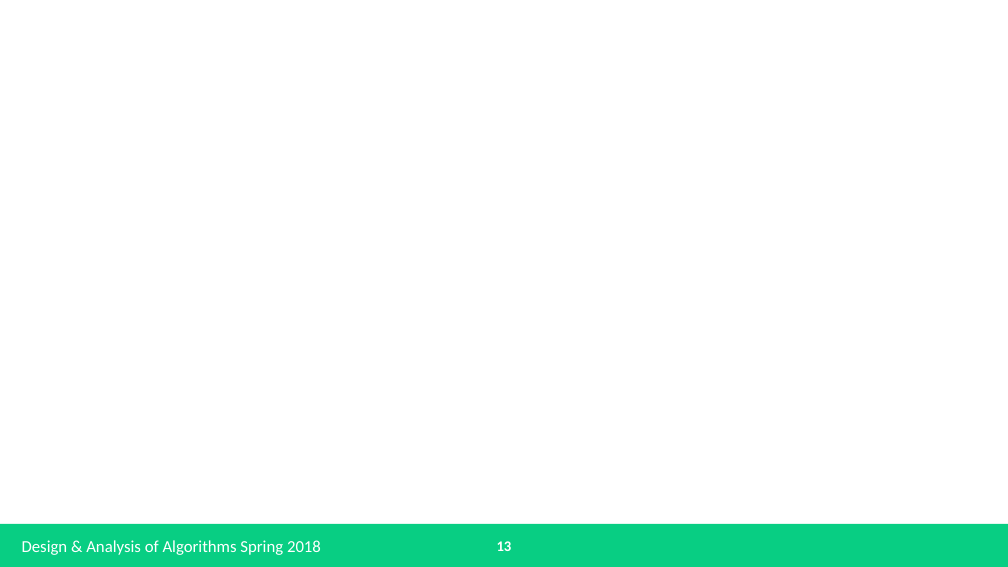
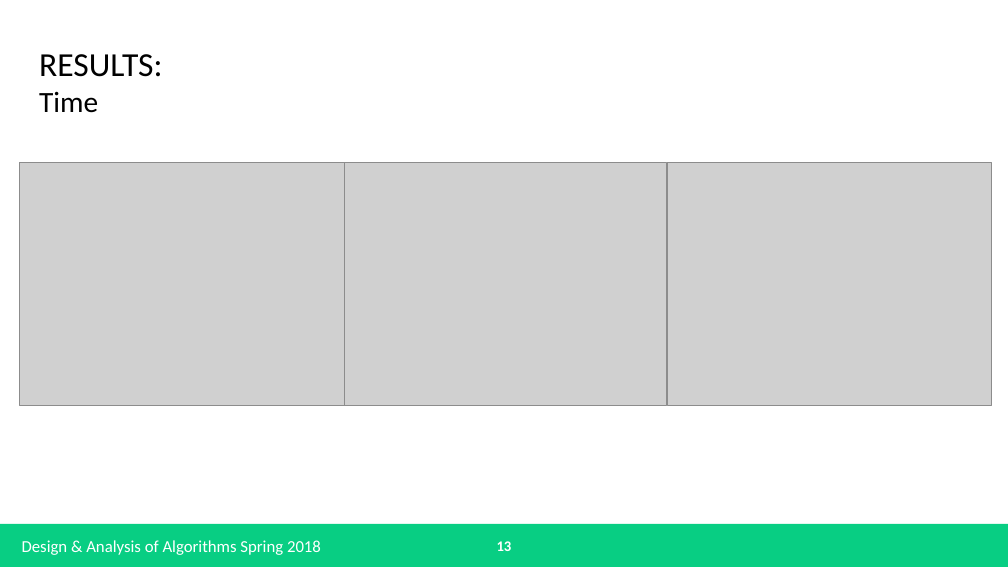
Before and after one commit to bryangreener/School, a slide deck: slide 13 of Spring 2018/Design and Analysis of Algorithms/Research Project/Presentation/Presentation.pptx. Drawn at 1008x567 pixels with LibreOffice and Linux fonts; fonts in the diff are those of the drawing; grey boxes stand for pictures. Boxes give left, top, right and bottom in pixels: in the first picture for what was removed or moved away, otherwise in the second. Text is boxed around its words. In the diff, an @@ line names an element or a change of style, - is before the commit and + after.

```diff
--- a/Spring 2018/Design and Analysis of Algorithms/Research Project/Presentation/Presentation.pptx
+++ b/Spring 2018/Design and Analysis of Algorithms/Research Project/Presentation/Presentation.pptx
@@ text added at (39,54,163,113), 32 pt, text #000000 @@
+RESULTS:
+Time
@@ picture added at (20,162,344,405) @@
@@ picture added at (342,162,666,405) @@
@@ picture added at (667,162,991,405) @@
```
Also in this commit, not shown: 8 other slides changed, 2 slides removed, 17 other files.
